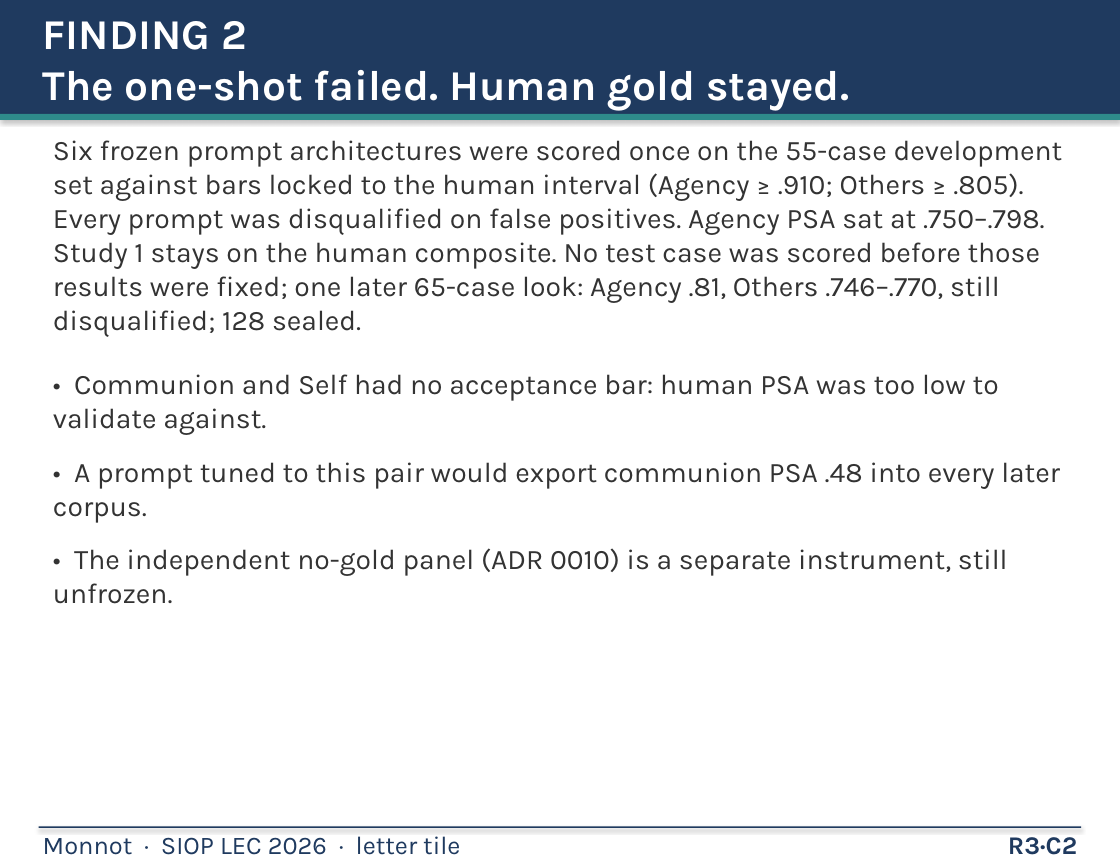
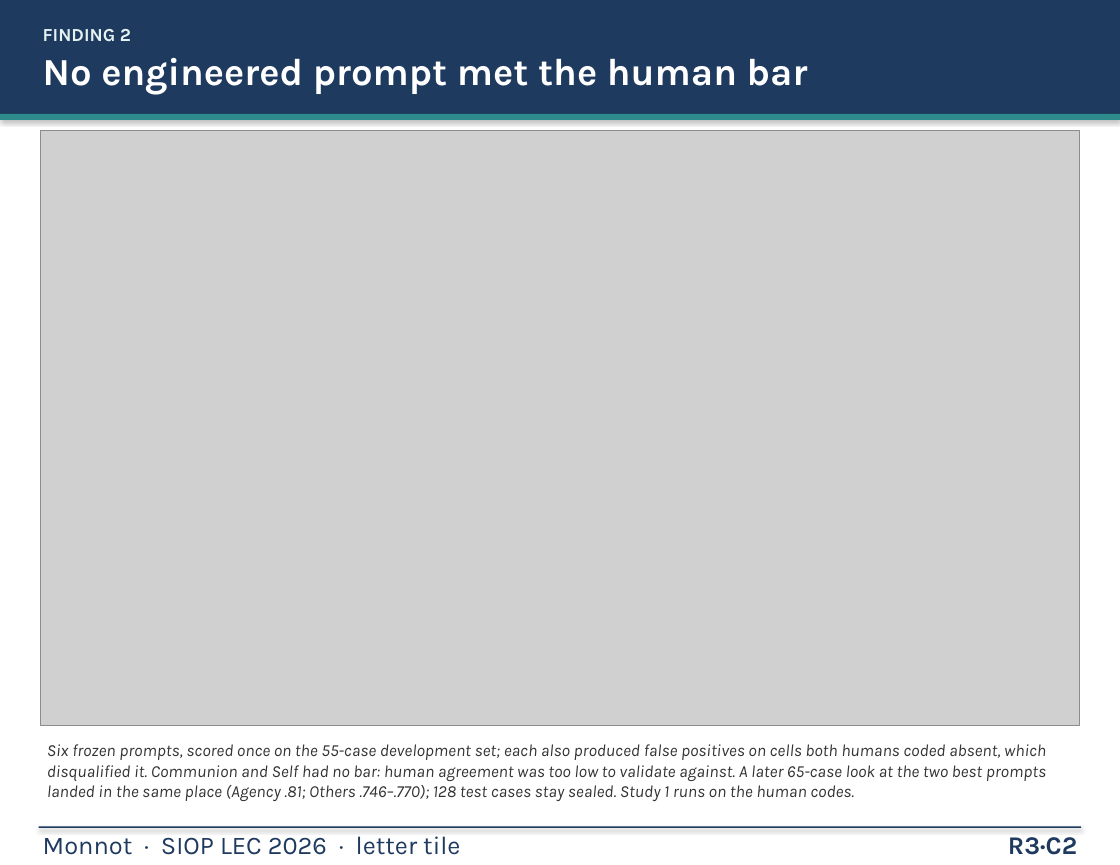
Before and after one commit to mjmonnot/mjmonnot.github.io, a slide deck: slide 10 of lec-2026/assets/Monnot_Poster_v5.pptx. Drawn at 1120x865 pixels with LibreOffice and Linux fonts; fonts in the diff are those of the drawing; grey boxes stand for pictures. Boxes give left, top, right and bottom in pixels: in the first picture for what was removed or moved away, otherwise in the second. Text is boxed around its words. In the diff, an @@ line names an element or a change of style, - is before the commit and + after.

Commit message:
lec-2026: poster tiles follow the design page (takeaway headers, prompt dot plot, people-unit competence figure, pathway color rules)

```diff
--- a/lec-2026/assets/Monnot_Poster_v5.pptx
+++ b/lec-2026/assets/Monnot_Poster_v5.pptx
@@ text at <box>43,29,131,41</box>: size 30 to 13 pt, text colour #FFFFFF to #E4F2F2 in "FINDING 2"; more space between paragraphs @@
@@ text at <box>43,58,808,95</box>: text changed; size 30 to 27 pt @@
-The one-shot failed. Human gold stayed.
+No engineered prompt met the human bar
@@ picture added at <box>41,130,1079,726</box> @@
@@ text removed at <box>53,140,1063,337</box> @@
-Six frozen prompt architectures were scored once on the 55-case development set against bars locked to the human interval (Agency ≥ .910; Others ≥ .805). Every prompt was disqualified on false positives. Agency PSA sat at .750–.798. Study 1 stays on the human composite. No test case was scored before those results were fixed; one later 65-case look: Agency .81, Others .746–.770, still disqualified; 128 sealed.
@@ text at <box>47,744,1046,801</box>: text changed; size 20 to 12 pt; italic on @@
-• Communion and Self had no acceptance bar: human PSA was too low to validate against.
-• A prompt tuned to this pair would export communion PSA .48 into every later corpus.
-• The independent no-gold panel (ADR 0010) is a separate instrument, still unfrozen.
+Six frozen prompts, scored once on the 55-case development set; each also produced false positives on cells both humans coded absent, which disqualified it. Communion and Self had no bar: human agreement was too low to validate against. A later 65-case look at the two best prompts landed in the same place (Agency .81; Others .746–.770); 128 test cases stay sealed. Study 1 runs on the human codes.
```
Also in this commit, not shown: 18 other slides changed, 6 other files.
